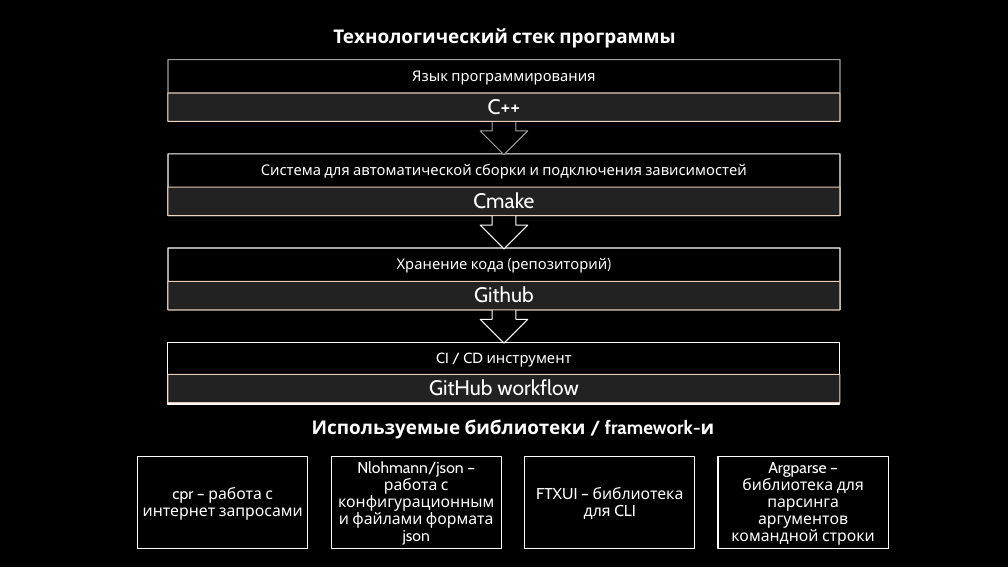
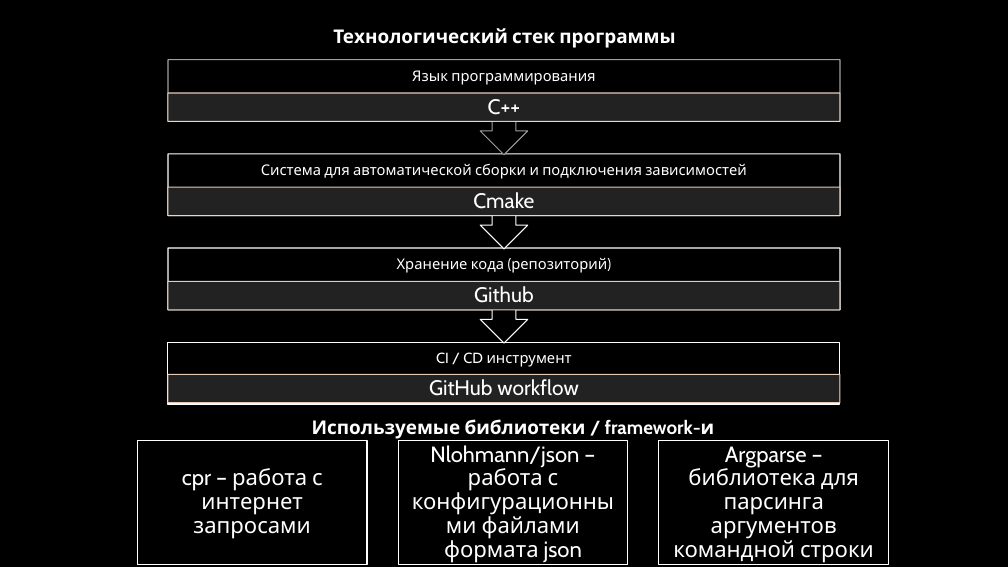
Before and after one commit to SG123it/CacheCleaner, a slide deck: slide 3 of docs/Presentation.pptx. Drawn at 1008x567 pixels with LibreOffice and Linux fonts; fonts in the diff are those of the drawing. Boxes give left, top, right and bottom in pixels: in the first picture for what was removed or moved away, otherwise in the second. Text is boxed around its words. In the diff, an @@ line names an element or a change of style, - is before the commit and + after.

```diff
--- a/docs/Presentation.pptx
+++ b/docs/Presentation.pptx
@@ text "cpr – работа с интернет ...": place and size @@
-text "cpr – работа с интернет ..." at (143, 487, 303, 520)
+text "cpr – работа с интернет ..." at (182, 468, 323, 539)
@@ rectangle: place and size @@
-rectangle at (138, 457, 308, 549)
+rectangle at (138, 440, 368, 565)
@@ size 15 to 21 pt; more space between paragraphs in 3 elements at (673, 446, 874, 563), (182, 468, 323, 539), (430, 445, 582, 563) @@
@@ text "Nlohmann/json – работа с конфигурационными ...": place and size @@
-text "Nlohmann/json – работа с конфигурационными ..." at (352, 461, 494, 545)
+text "Nlohmann/json – работа с конфигурационными ..." at (430, 445, 582, 563)
@@ rectangle: place and size @@
-rectangle at (525, 457, 695, 549)
+rectangle at (399, 440, 628, 565)
@@ text "Argparse – библиотека для парсинга ...": place and size @@
-text "Argparse – библиотека для парсинга ..." at (731, 462, 875, 545)
+text "Argparse – библиотека для парсинга ..." at (673, 446, 874, 563)
@@ rectangle: place and size @@
-rectangle at (718, 457, 889, 549)
+rectangle at (659, 440, 889, 565)
@@ rectangle removed at (331, 457, 501, 549) @@
@@ text removed at (536, 487, 684, 519) @@
-FTXUI – библиотека для CLI
```
Also in this commit, not shown: 1 other slide changed, 1 other file.
